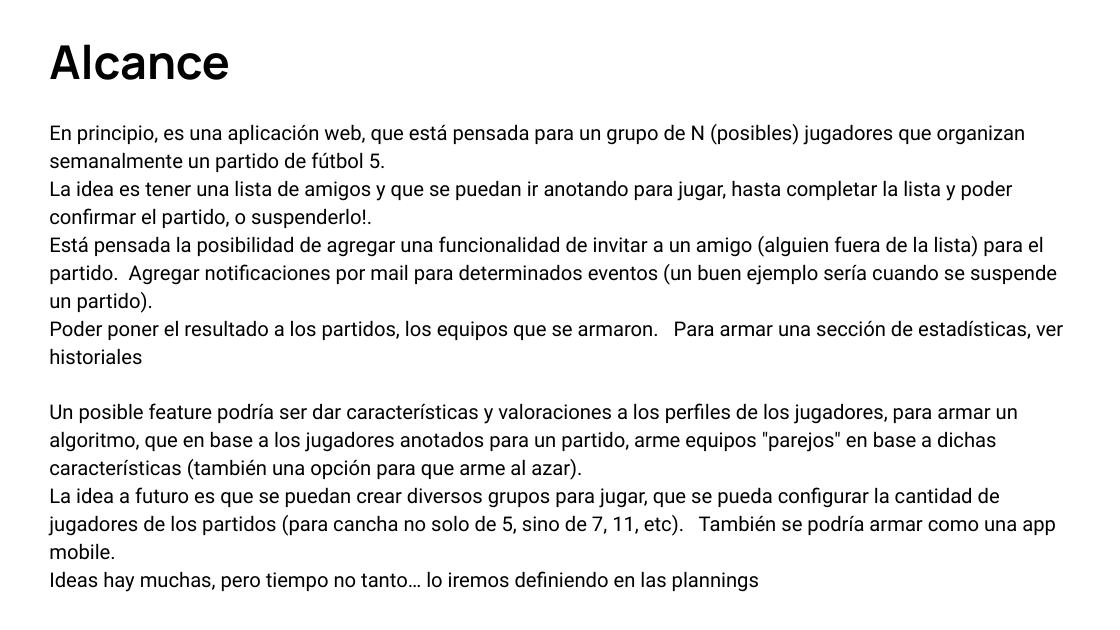
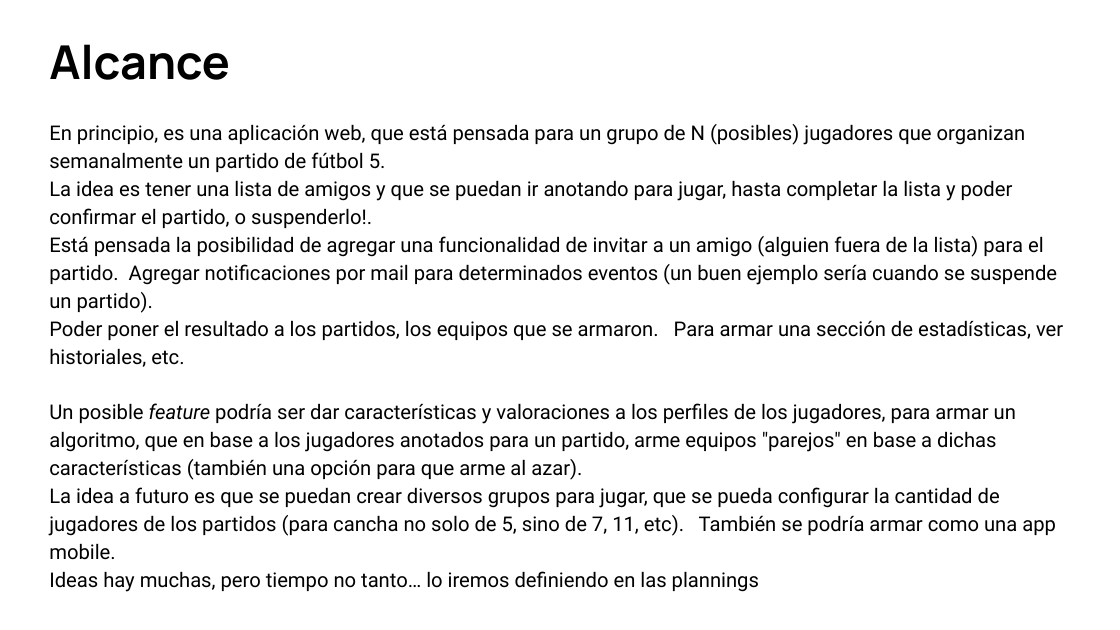
Before and after one commit to mverdecanna/tip-f5-central, a slide deck: slide 5 of documents/Fútbol 5 app.pptx (slide 4 before the commit). Drawn at 1120x630 pixels with LibreOffice and Linux fonts; fonts in the diff are those of the drawing. Boxes give left, top, right and bottom in pixels: in the first picture for what was removed or moved away, otherwise in the second. Text is boxed around its words. In the diff, an @@ line names an element or a change of style, - is before the commit and + after.

```diff
--- a/documents/Fútbol 5 app.pptx
+++ b/documents/Fútbol 5 app.pptx
@@ text at box(49, 320, 1063, 367): text changed @@
-Poder poner el resultado a los partidos, los equipos que se armaron. Para armar una sección de estadísticas, ver historiales
+Poder poner el resultado a los partidos, los equipos que se armaron. Para armar una sección de estadísticas, ver historiales, etc.
@@ text at box(49, 403, 1016, 480): italic on in "feature" @@
```
Also in this commit, not shown: 1 other slide changed, 2 slides added, 3 other files.
